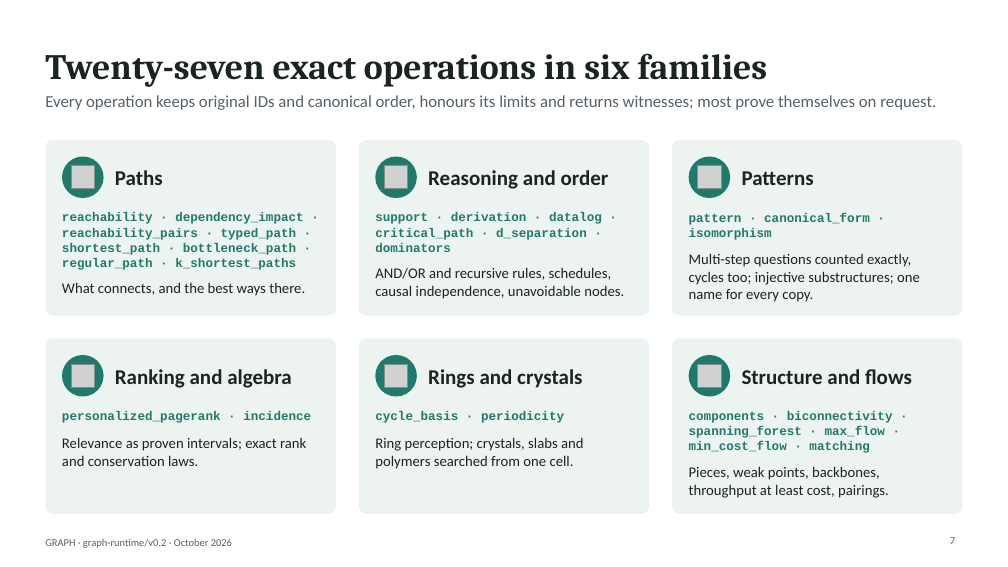
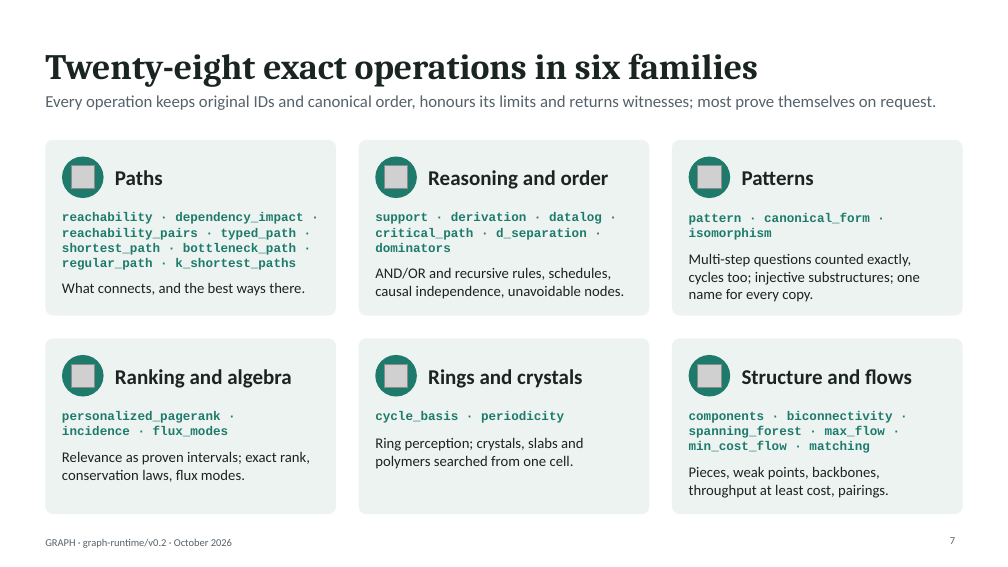
Before and after one commit to hlxin/graph, a slide deck: slide 7 of docs/GRAPH_slides.pptx. Drawn at 1008x567 pixels with LibreOffice and Linux fonts; fonts in the diff are those of the drawing; grey boxes stand for pictures. Boxes give left, top, right and bottom in pixels: in the first picture for what was removed or moved away, otherwise in the second. Text is boxed around its words. In the diff, an @@ line names an element or a change of style, - is before the commit and + after.

```diff
--- a/docs/GRAPH_slides.pptx
+++ b/docs/GRAPH_slides.pptx
@@ title at (x1=45, y1=53, x2=758, y2=87): text changed @@
-Twenty-seven exact operations in six families
+Twenty-eight exact operations in six families
@@ text at (x1=62, y1=411, x2=229, y2=437): text changed @@
-personalized_pagerank · incidence
+personalized_pagerank · incidence · flux_modes
@@ text at (x1=62, y1=451, x2=310, y2=482): text changed @@
-Relevance as proven intervals; exact rank and conservation laws.
+Relevance as proven intervals; exact rank, conservation laws, flux modes.
```
Also in this commit, not shown: 7 other slides changed, 1 slide added, 3 other files.
